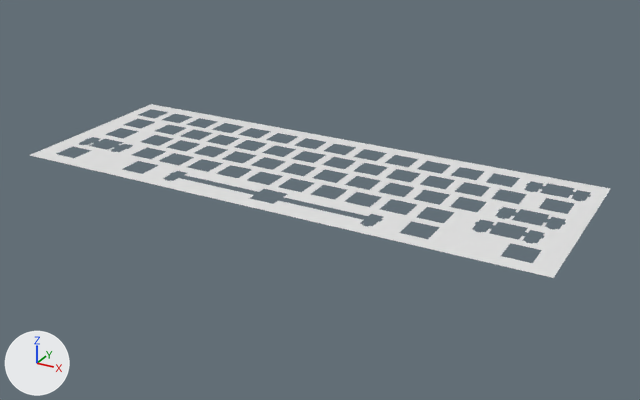
The Blender file raw data/wkl_60.blend, before and after one commit.
The view is the same before and after, from a camera (50 mm lens) standing at (365.0, -327.0, 175.0) and looking at (155.0, 53.0, -15.0). The axes (+X, +Y, +Z) are drawn at lower left. The lights are the same throughout.

Before the edit, the objects in view are built like this:
```python
me_0_curve = bpy.data.meshes.new('0_curve_')
me_0_curve.from_pydata(...)  # 396 vertices, 510 faces; spans x -147.0..147.0, y -54.0..54.0, z 0.0
ob_0_curve = bpy.data.objects.new('0_curve_', me_0_curve)
ob_0_curve.location = (147.0, 53.7, 0.0)
```
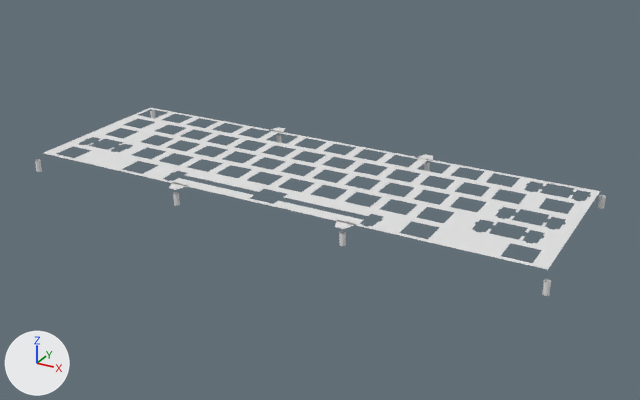
What changed in the scene script:
```text
Change me_0_curve:
    where me_0_curve.from_pydata(...)  # 396 vertices, 510 faces; spans x -147.0..147.0, y -54.0..54.0, z 0.0
    used by ob_0_curve; location = (147.0, 53.7, 0.0)
    me_0_curve part 1
    me_0_curve.vertices[200].co: (147.0, 54.0, 0.0) -> (143.0, 48.0, 0.0)  # pixel (610, 188) -> pixel (600, 191)
    me_0_curve.vertices[201].co: (-147.0, 54.0, 0.0) -> (-143.0, 48.0, 0.0)  # pixel (151, 104) -> pixel (150, 107)
    me_0_curve.vertices[202].co: (-147.0, -54.0, 0.0) -> (-143.0, -48.0, 0.0)  # pixel (29, 155) -> pixel (42, 153)
    me_0_curve.vertices[203].co: (147.0, -54.0, 0.0) -> (143.0, -48.0, 0.0)  # pixel (553, 277) -> pixel (547, 269)
Add me_plane:
    me_plane.from_pydata([(3873.0, -4585.0, 0.0), (4264.0, -4585.0, 0.0), (3622.0, -3937.0, 0.0), (4514.0, -3937.0, 0.0), (4264.0, 4579.0, 0.0), (3873.0, 4579.0, 0.0), (4514.0, 3932.0, 0.0), (3622.0, 3932.0, 0.0)], [], [(0, 1, 3, 2), (4, 5, 7, 6)])
Add me_0_curve__002:
    me_0_curve__002.from_pydata(...)  # 320 vertices, 160 faces; spans x -145.0..145.0, y -52.0..52.0, z -10.0..-3.0
Add ob_plane:
    ob_plane = bpy.data.objects.new('Plane', me_plane)
    ob_plane.location = (147.0, 53.7, 0.0)
    ob_plane.scale = (0.0118, 0.0118, 0.0118)
    _m = ob_plane.modifiers.new('Mirror', 'MIRROR')
Add ob_1_baut:
    ob_1_baut = bpy.data.objects.new('1_baut', me_0_curve__002)
    ob_1_baut.location = (147.0, 53.7, 0.0)
```

Pixel boxes [x1, y1, x2, y2] of what changed, in the pictures (640 x 400 px):
'0_curve_', reshaped (6% shorter): before [30, 104, 610, 278]; after [44, 107, 600, 270]
'1_baut', added: after [35, 110, 606, 296]
'Plane', added: after [169, 127, 433, 229]
